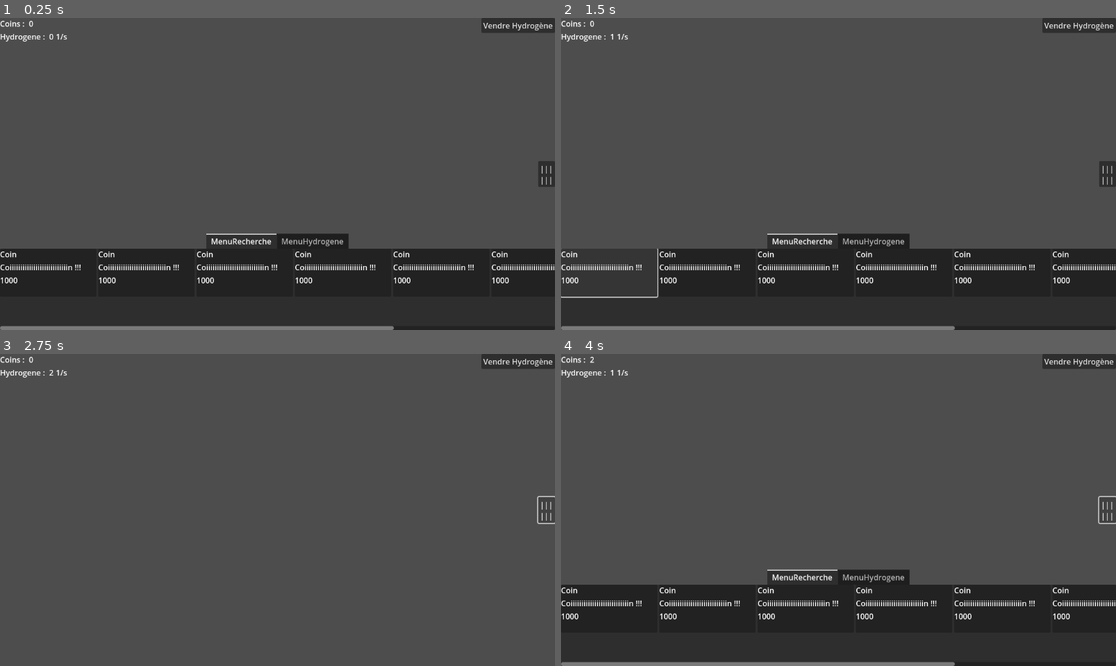
Above: before the commit, frames 1-4 (two rows, left to right).
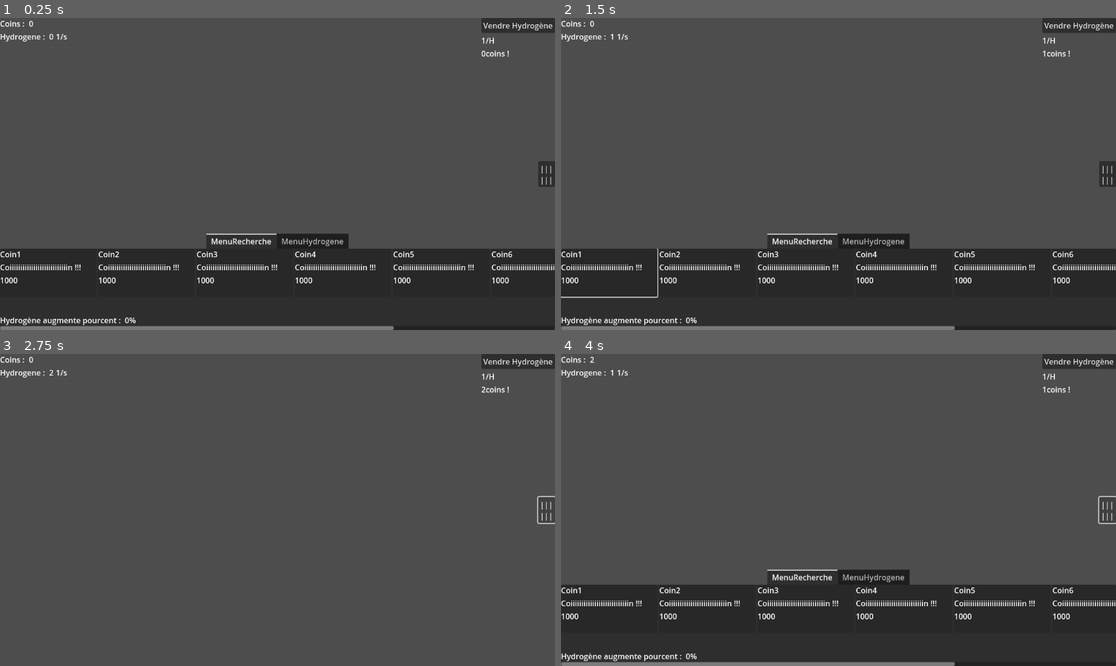
Above: after the commit, the same moments.

Repository: loquils/ASE
Game: Godot game, scene res://Game.tscn
Same seed, same stepped clock (60 frames per second), same inputs: the game is played once before the commit and once after it.
Inputs (mouse positions are in pixels of both pictures, inside the frame that each line leads up to):
- Up to frame 1 (0.25 s): no input
- Up to frame 2 (1.5 s): click "Vendre Hydrogène" at 0.5 s; click (610, 273) at 1.27 s
- Up to frame 3 (2.75 s): click "||| |||" at 2 s
- Up to frame 4 (4 s): click "Vendre Hydrogène" at 2.75 s; click "||| |||" at 3.5 s

The runs differ from the first frame. In frame 1, 0.4% of the frame differs, in the area x 0-93%, y 6-99%; in frame 2, 0.4%; in frame 3, less than 0.1%; in frame 4, 0.4%.

Commit message:
Ajout achat recherches
Ajout de l'achat des recherches, qui augmentent un coefficient global.
Maintenant il faut mettre plusieurs types de recherches ;)

Diff:
--- a/Game/ButtonRecherche.gd
+++ b/Game/ButtonRecherche.gd
@@ -7,3 +7,4 @@
 	$VBoxContainer/NomLabel.text = Recherche.Nom
 	$VBoxContainer/DescriptionLabel.text = Recherche.Description
 	$VBoxContainer/PrixLabel.text = str(Recherche.Prix)
+	pressed.connect(RechercheClick.RechercheButtonEventTrigger.bind(Recherche))
--- a/Game/Classes/Recherche.gd
+++ b/Game/Classes/Recherche.gd
@@ -5,9 +5,13 @@
 var Description
 var Prix
 var Achete = false
+var Augmentation
+var AugmentationPercent
 
-func _init(id, nom, description, prix):
+func _init(id, nom, description, prix, augmentation, augmentationPercent):
 	Id = id
 	Nom = nom
 	Description = description
 	Prix = prix
+	Augmentation = augmentation
+	AugmentationPercent = augmentationPercent
--- a/Game/Game.gd
+++ b/Game/Game.gd
@@ -1,6 +1,5 @@
 extends Control
 
-var Coins
 var QuantiteesAtomes = {"Hydrogene" : 0}
 
 #Hydrogene
@@ -8,16 +7,16 @@
 var CoefficientsRapportHydrogene
 var CoefficientsAchatHydrogene
 var PrixBaseAmelioHydrogene
-var PrixVenteHydrogene
+var PrixBaseVenteHydrogene
 
 var ApportHydrogene
 
 var AugmentationHydroForce
 var AugmentationHydroVitesse
 
+
 func _ready():
-	Coins = 0
-	PrixVenteHydrogene = 1
+	PrixBaseVenteHydrogene = 1
 	NiveauHydrogene = {"Force" : 0, "Vitesse" : 0}
 
 	ApportHydrogene = 1
@@ -30,8 +29,11 @@
 	AugmentationHydroForce =  CoefficientsRapportHydrogene["Force"] * NiveauHydrogene["Force"]
 	AugmentationHydroVitesse = CoefficientsRapportHydrogene["Vitesse"] * NiveauHydrogene["Vitesse"]
 
+func recherche_pressed(recherche):
+	print(recherche.Nom)
+
 func _process(_delta):
-	$ParticulesContainer/HBoxContainer/Coins.text = str(Coins)
+	$ParticulesContainer/HBoxContainer/Coins.text = str(RessourceManager.Coins)
 	$ParticulesContainer/HBoxContainer2/Hydrogene.text = str(QuantiteesAtomes["Hydrogene"])
 
 	$ParticulesContainer/HBoxContainer2/HydrogeneParSec.text = str(ApportHydrogene * (1 + AugmentationHydroForce + AugmentationHydroVitesse)) + "/s"
@@ -44,6 +46,10 @@
 	$MenuAllGame/MenuHydrogene/Panel/HBoxContainer/AmelioVitesse/VBoxContainer/Niveau.text = str(NiveauHydrogene["Vitesse"])
 	var prixv = round(PrixBaseAmelioHydrogene["Vitesse"] * pow(CoefficientsAchatHydrogene["Vitesse"], NiveauHydrogene["Vitesse"]))
 	$MenuAllGame/MenuHydrogene/Panel/HBoxContainer/AmelioVitesse/VBoxContainer/Prix.text = str(prixv)
+	#Maj Ui vente
+	var PrixVenteHydrogene = PrixBaseVenteHydrogene * (1 + $MenuAllGame/MenuRecherche.CurrentBonusesResearches["PrixHydrogenePerCent"])
+	$VBoxVente/ValeurHydrogeneLabel.text = str(PrixVenteHydrogene) + "/H"
+	$VBoxVente/ValeurVenteLabel.text = str(PrixVenteHydrogene * QuantiteesAtomes["Hydrogene"]) + "coins !"
 
 
 func _on_bouton_menu_pressed():
@@ -56,20 +62,22 @@
 	QuantiteesAtomes["Hydrogene"] += round(ApportHydrogene * (1 + AugmentationHydroForce + AugmentationHydroVitesse))
 
 
+
 func _on_amelio_force_pressed():
 	var prix = round(PrixBaseAmelioHydrogene["Force"] * pow(CoefficientsAchatHydrogene["Force"], NiveauHydrogene["Force"]))
-	if Coins >= prix:
-		Coins -= prix
+	if RessourceManager.Coins >= prix:
+		RessourceManager.Coins -= prix
 		NiveauHydrogene["Force"] += 1
 
 
 func _on_amelio_vitesse_pressed():
 	var prix = round(PrixBaseAmelioHydrogene["Vitesse"] * pow(CoefficientsAchatHydrogene["Vitesse"], NiveauHydrogene["Vitesse"]))
-	if Coins >= prix:
-		Coins -= prix
+	if RessourceManager.Coins >= prix:
+		RessourceManager.Coins -= prix
 		NiveauHydrogene["Vitesse"] += 1
 
 
 func _on_button_vendre_pressed():
-	Coins += round(PrixVenteHydrogene * QuantiteesAtomes["Hydrogene"])
+	var PrixVenteHydrogene = PrixBaseVenteHydrogene * (1 + $MenuAllGame/MenuRecherche.CurrentBonusesResearches["PrixHydrogenePerCent"])
+	RessourceManager.Coins += round(PrixVenteHydrogene * QuantiteesAtomes["Hydrogene"])
 	QuantiteesAtomes["Hydrogene"] = 0
--- a/Game/Game.tscn
+++ b/Game/Game.tscn
@@ -15,15 +15,24 @@
 [node name="MainTimer" type="Timer" parent="."]
 autostart = true
 
-[node name="ButtonVendre" type="Button" parent="."]
+[node name="VBoxVente" type="VBoxContainer" parent="."]
 layout_mode = 1
 anchors_preset = 1
 anchor_left = 1.0
 anchor_right = 1.0
 offset_left = -153.0
-offset_bottom = 31.0
+offset_bottom = 40.0
 grow_horizontal = 0
+
+[node name="ButtonVendre" type="Button" parent="VBoxVente"]
+layout_mode = 2
 text = "Vendre Hydrogène"
+
+[node name="ValeurHydrogeneLabel" type="Label" parent="VBoxVente"]
+layout_mode = 2
+
+[node name="ValeurVenteLabel" type="Label" parent="VBoxVente"]
+layout_mode = 2
 
 [node name="BoutonMenu" type="Button" parent="."]
 layout_mode = 1
@@ -97,6 +106,23 @@
 [node name="HBoxContainer" type="HBoxContainer" parent="MenuAllGame/MenuRecherche/ScrollContainer"]
 layout_mode = 2
 
+[node name="HBoxContainer" type="HBoxContainer" parent="MenuAllGame/MenuRecherche"]
+layout_mode = 1
+anchors_preset = 12
+anchor_top = 1.0
+anchor_right = 1.0
+anchor_bottom = 1.0
+offset_top = -40.0
+grow_horizontal = 2
+grow_vertical = 0
+
+[node name="Label" type="Label" parent="MenuAllGame/MenuRecherche/HBoxContainer"]
+layout_mode = 2
+text = "Hydrogène augmente pourcent : "
+
+[node name="AugmenteLabel" type="Label" parent="MenuAllGame/MenuRecherche/HBoxContainer"]
+layout_mode = 2
+
 [node name="MenuHydrogene" type="Control" parent="MenuAllGame"]
 visible = false
 layout_mode = 2
@@ -206,7 +232,7 @@
 horizontal_alignment = 1
 
 [connection signal="timeout" from="MainTimer" to="." method="_on_main_timer_timeout"]
-[connection signal="pressed" from="ButtonVendre" to="." method="_on_button_vendre_pressed"]
+[connection signal="pressed" from="VBoxVente/ButtonVendre" to="." method="_on_button_vendre_pressed"]
 [connection signal="pressed" from="BoutonMenu" to="." method="_on_bouton_menu_pressed"]
 [connection signal="toggled" from="BoutonMenu" to="." method="_on_bouton_menu_toggled"]
 [connection signal="pressed" from="MenuAllGame/MenuHydrogene/Panel/HBoxContainer/AmelioForce" to="." method="_on_amelio_force_pressed"]
--- a/Game/MenuRecherche.gd
+++ b/Game/MenuRecherche.gd
@@ -3,19 +3,60 @@
 var ListeRecherches = []
 var but = preload("res://ButtonRecherche.tscn")
 
+var CurrentBonusesResearches = {"PrixHydrogenePerCent" : 0}
+
 # Called when the node enters the scene tree for the first time.
 func _ready():
-	ListeRecherches.append(Recherche.new(0, "Coin", "Coiiiiiiiiiiiiiiiiiiiiiiiiiiin !!!", 1000))
-	ListeRecherches.append(Recherche.new(0, "Coin", "Coiiiiiiiiiiiiiiiiiiiiiiiiiiin !!!", 1000))
-	ListeRecherches.append(Recherche.new(0, "Coin", "Coiiiiiiiiiiiiiiiiiiiiiiiiiiin !!!", 1000))
-	ListeRecherches.append(Recherche.new(0, "Coin", "Coiiiiiiiiiiiiiiiiiiiiiiiiiiin !!!", 1000))
-	ListeRecherches.append(Recherche.new(0, "Coin", "Coiiiiiiiiiiiiiiiiiiiiiiiiiiin !!!", 1000))
-	ListeRecherches.append(Recherche.new(0, "Coin", "Coiiiiiiiiiiiiiiiiiiiiiiiiiiin !!!", 1000))
-	ListeRecherches.append(Recherche.new(0, "Coin", "Coiiiiiiiiiiiiiiiiiiiiiiiiiiin !!!", 1000))
-	ListeRecherches.append(Recherche.new(0, "Coin", "Coiiiiiiiiiiiiiiiiiiiiiiiiiiin !!!", 1000))
+	ListeRecherches.append(Recherche.new(0, "Coin1", "Coiiiiiiiiiiiiiiiiiiiiiiiiiiin !!!", 1000, "PrixHydrogenePerCent", 10))
+	ListeRecherches.append(Recherche.new(1, "Coin2", "Coiiiiiiiiiiiiiiiiiiiiiiiiiiin !!!", 1000, "PrixHydrogenePerCent", 100))
+	ListeRecherches.append(Recherche.new(2, "Coin3", "Coiiiiiiiiiiiiiiiiiiiiiiiiiiin !!!", 1000, "PrixHydrogenePerCent", 1000))
+	ListeRecherches.append(Recherche.new(3, "Coin4", "Coiiiiiiiiiiiiiiiiiiiiiiiiiiin !!!", 1000, "PrixHydrogenePerCent", 10000))
+	ListeRecherches.append(Recherche.new(4, "Coin5", "Coiiiiiiiiiiiiiiiiiiiiiiiiiiin !!!", 1000, "PrixHydrogenePerCent", 100000))
+	ListeRecherches.append(Recherche.new(5, "Coin6", "Coiiiiiiiiiiiiiiiiiiiiiiiiiiin !!!", 1000, "PrixHydrogenePerCent", 1000000))
+	ListeRecherches.append(Recherche.new(6, "Coin7", "Coiiiiiiiiiiiiiiiiiiiiiiiiiiin !!!", 1000, "PrixHydrogenePerCent", 10000000))
+	ListeRecherches.append(Recherche.new(7, "Coin8", "Coiiiiiiiiiiiiiiiiiiiiiiiiiiin !!!", 1000, "PrixHydrogenePerCent", 100000000))
+	RechercheClick.connect("button_pressed", AchatRehercheButtonPressed)
 
 
 	for recherche in ListeRecherches:
 		var newRecherchebutton = but.instantiate()
 		newRecherchebutton._set_var(recherche)
 		$ScrollContainer/HBoxContainer.add_child(newRecherchebutton)
+
+func _process(_delta):
+	$HBoxContainer/AugmenteLabel.text = str(CurrentBonusesResearches["PrixHydrogenePerCent"]) + "%"
+	#TODO: Il faut changer ça pour opti : on peut s'arreter une fois qu'on à trouvé une recherche qu'on a pas (et mettre toutes celles de derière en non clicable ?)
+	for button in $ScrollContainer/HBoxContainer.get_children():
+		if not button.Recherche.Achete:
+			if button.Recherche.Prix > RessourceManager.Coins:
+				button.disabled = true
+			else:
+				button.disabled = false
+
+
+#Methode appellee par le signal lors de l'appuie sur un des boutons de recherches
+#On vérifie si on peut acheter la recherche, et on l'achete.
+func AchatRehercheButtonPressed(recherche):
+	print("Bouton préssé :)")
+	var posRecherche = ListeRecherches.find(recherche)
+	if ListeRecherches[posRecherche].Achete:
+		return
+
+	if ListeRecherches[posRecherche].Prix > RessourceManager.Coins:
+		return
+
+	ListeRecherches[posRecherche].Achete = true
+	RessourceManager.Coins -= ListeRecherches[posRecherche].Prix
+	print("Recherche " + recherche.Nom + " achetée !")
+	MajBonusRecherches()
+
+
+#Permet de mettre à jour le dictionnaire des ressources
+#On parcour la liste des ressources, et on ajoute les bonus
+func MajBonusRecherches():
+	CurrentBonusesResearches["PrixHydrogenePerCent"] = 0
+	for recherche in ListeRecherches:
+		if recherche.Achete:
+			match recherche.Augmentation:
+				"PrixHydrogenePerCent":
+					CurrentBonusesResearches["PrixHydrogenePerCent"] += recherche.AugmentationPercent
--- /dev/null
+++ b/Game/RessourceManager.gd
@@ -0,0 +1,12 @@
+extends Node
+
+var Coins
+
+# Called when the node enters the scene tree for the first time.
+func _ready():
+	Coins = 0
+
+
+# Called every frame. 'delta' is the elapsed time since the previous frame.
+func _process(delta):
+	pass
--- a/Game/project.godot
+++ b/Game/project.godot
@@ -15,6 +15,11 @@
 config/features=PackedStringArray("4.1", "Mobile")
 config/icon="res://icon.svg"
 
+[autoload]
+
+RechercheClick="*res://rechercheClick.gd"
+RessourceManager="*res://RessourceManager.gd"
+
 [rendering]
 
 renderer/rendering_method="mobile"
--- /dev/null
+++ b/Game/rechercheClick.gd
@@ -0,0 +1,6 @@
+extends Node
+
+signal button_pressed(recherche)
+
+func RechercheButtonEventTrigger(recherche):
+	button_pressed.emit(recherche)
